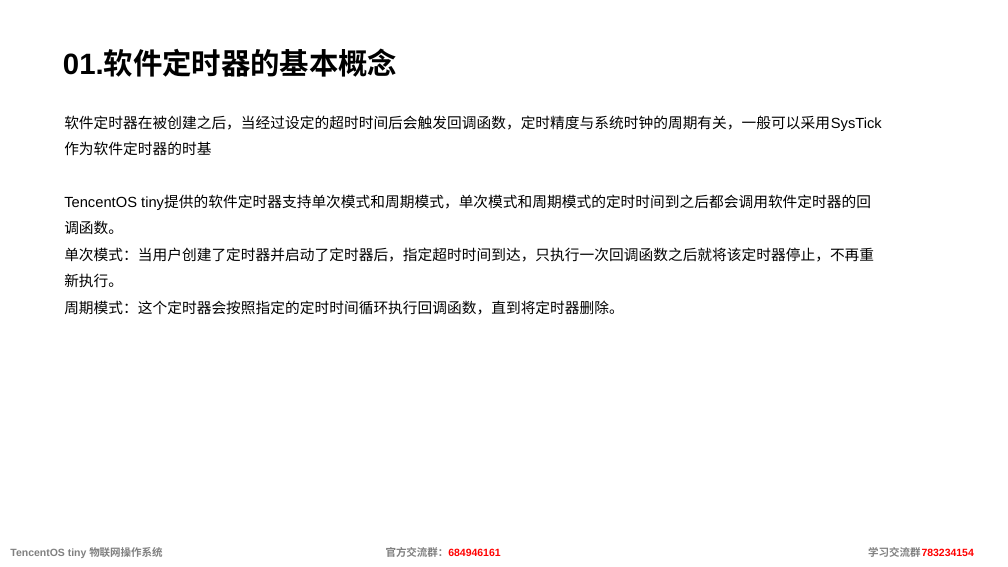
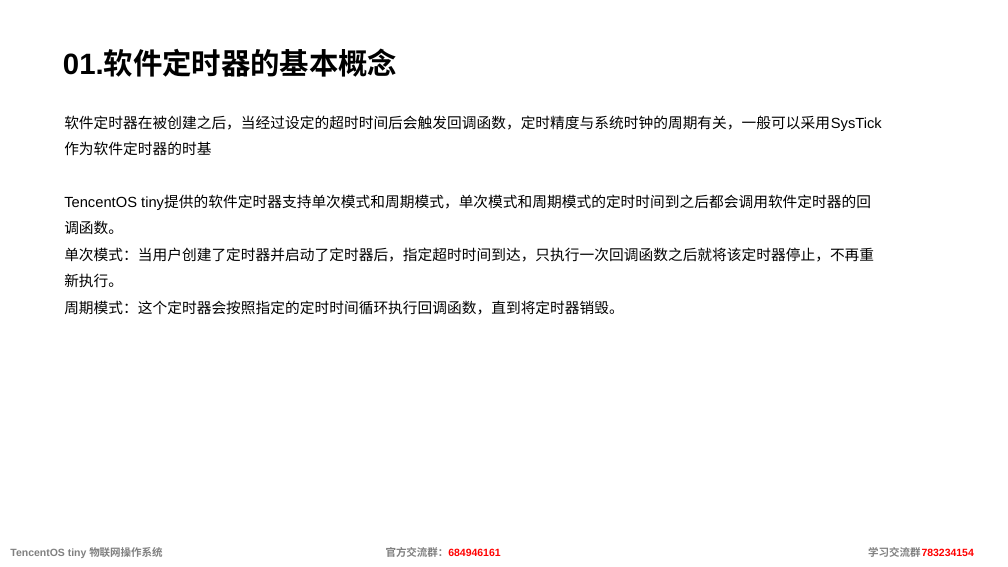
Before and after one commit to jiejieTop/TencentOS-Demo, a slide deck: slide 5 of PPT/TencentOS-tiny10-软件定时器.pptx. Drawn at 1008x567 pixels with LibreOffice and Linux fonts; fonts in the diff are those of the drawing. Boxes give left, top, right and bottom in pixels: in the first picture for what was removed or moved away, otherwise in the second. Text is boxed around its words. In the diff, an @@ line names an element or a change of style, - is before the commit and + after.

```diff
--- a/PPT/TencentOS-tiny10-软件定时器.pptx
+++ b/PPT/TencentOS-tiny10-软件定时器.pptx
@@ text at (64,300,624,315): text changed @@
-周期模式：这个定时器会按照指定的定时时间循环执行回调函数，直到将定时器删除。
+周期模式：这个定时器会按照指定的定时时间循环执行回调函数，直到将定时器销毁。
```
Also in this commit, not shown: 1 other slide changed, 4 other files.
